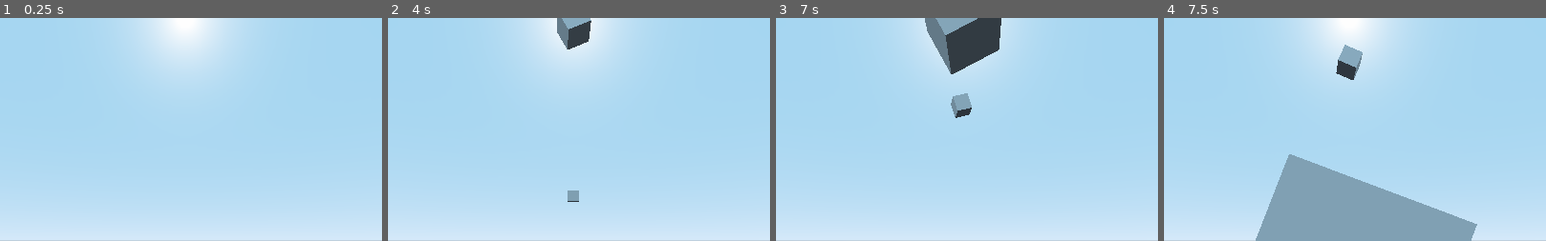
Above: before the commit, frames 1-4 (left to right).
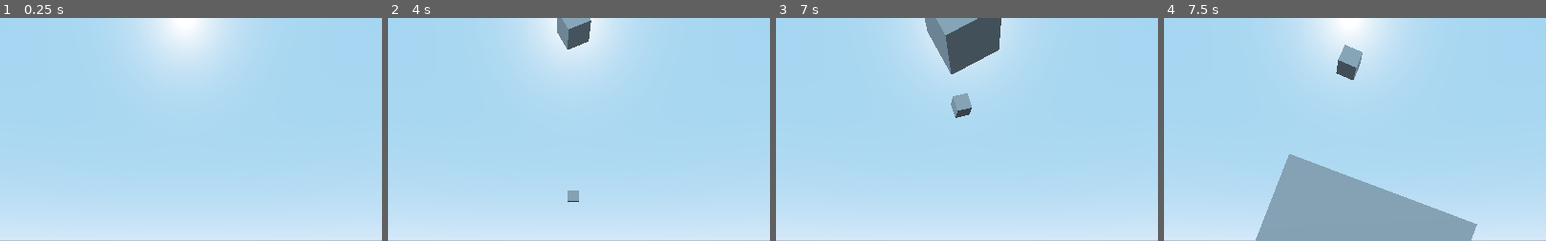
Above: after the commit, the same moments.

Repository: mdeeds/dj-slice
Game: Godot game, scene res://Play.tscn
Two runs of this game, one before a commit and one after it. Both use one fixed random seed, a clock stepped at 60 frames per second and the inputs below. Before the commit the project has no main scene; this scene is started directly in both runs.
Inputs:
- Up to frame 1 (0.25 s): no input
- Up to frame 2 (4 s): tap Enter at 0.5, 2 s; tap Space at 1.25, 2.75 s
- Up to frame 3 (7 s): no input
- Up to frame 4 (7.5 s): no input
The pictures show only the part of the screen within x 26-76%, y 0-50%; the shares and areas given below are measured in that part.

The runs differ from the first frame. In frame 2, 0.5% of the frame differs, in the area x 47-54%, y 1-15%; in frame 3, less than 0.1%; in frame 4, less than 0.1%.

Commit message:
Set default scene and reduce rendering model

Diff:
--- a/godot/project.godot
+++ b/godot/project.godot
@@ -11,6 +11,7 @@
 [application]
 
 config/name="DJ-Slice"
+run/main_scene="res://Play.tscn"
 config/icon="res://icon.png"
 
 [physics]
@@ -19,4 +20,5 @@
 
 [rendering]
 
+quality/driver/driver_name="GLES2"
 environment/default_environment="res://default_env.tres"
